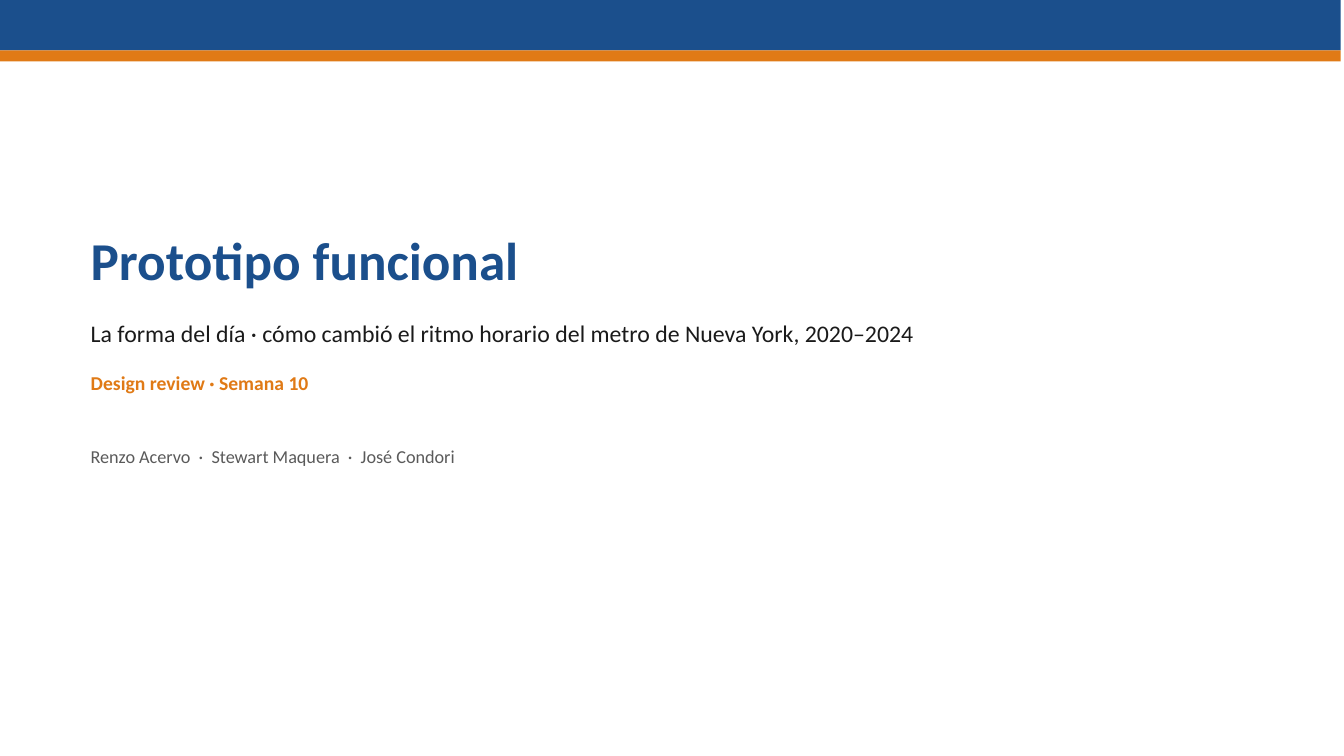
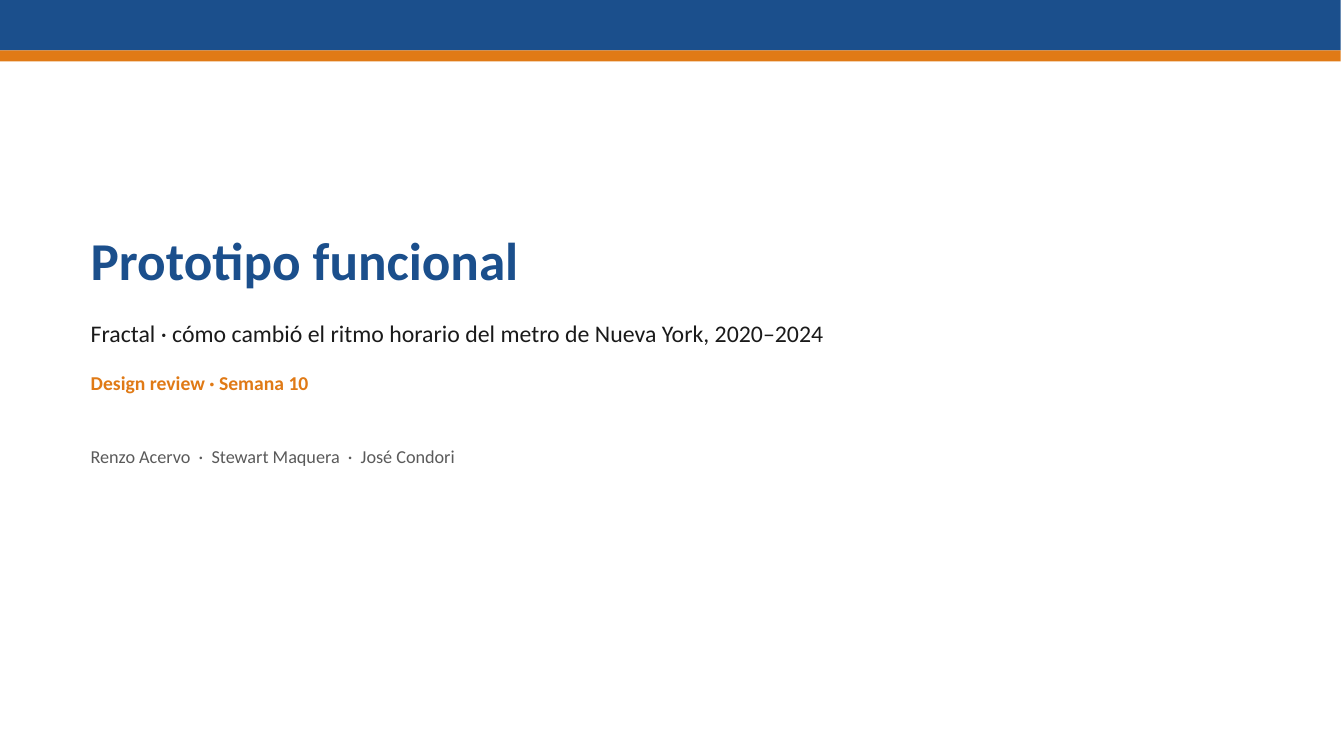
Before and after one commit to stewartmb/data-visualization-2026-2, a slide deck: slide 1 of deliveries/week10/PresentationWeek10.pptx. Drawn at 1344x756 pixels with LibreOffice and Linux fonts; fonts in the diff are those of the drawing. Boxes give left, top, right and bottom in pixels: in the first picture for what was removed or moved away, otherwise in the second. Text is boxed around its words. In the diff, an @@ line names an element or a change of style, - is before the commit and + after.

Commit message:
Rename the project to Fractal

```diff
--- a/deliveries/week10/PresentationWeek10.pptx
+++ b/deliveries/week10/PresentationWeek10.pptx
@@ text at bbox=[91, 325, 824, 345]: text changed @@
-La forma del día · cómo cambió el ritmo horario del metro de Nueva York, 2020–2024
+Fractal · cómo cambió el ritmo horario del metro de Nueva York, 2020–2024
```
Also in this commit, not shown: 14 other files.
